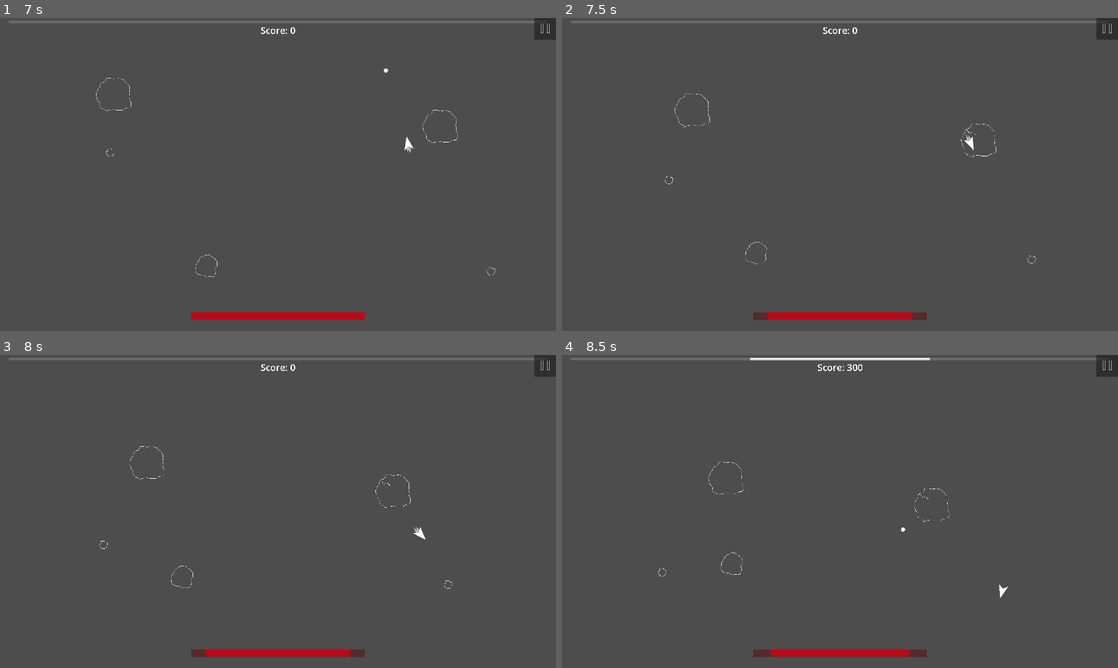
Above: before the commit, frames 1-4 (two rows, left to right).
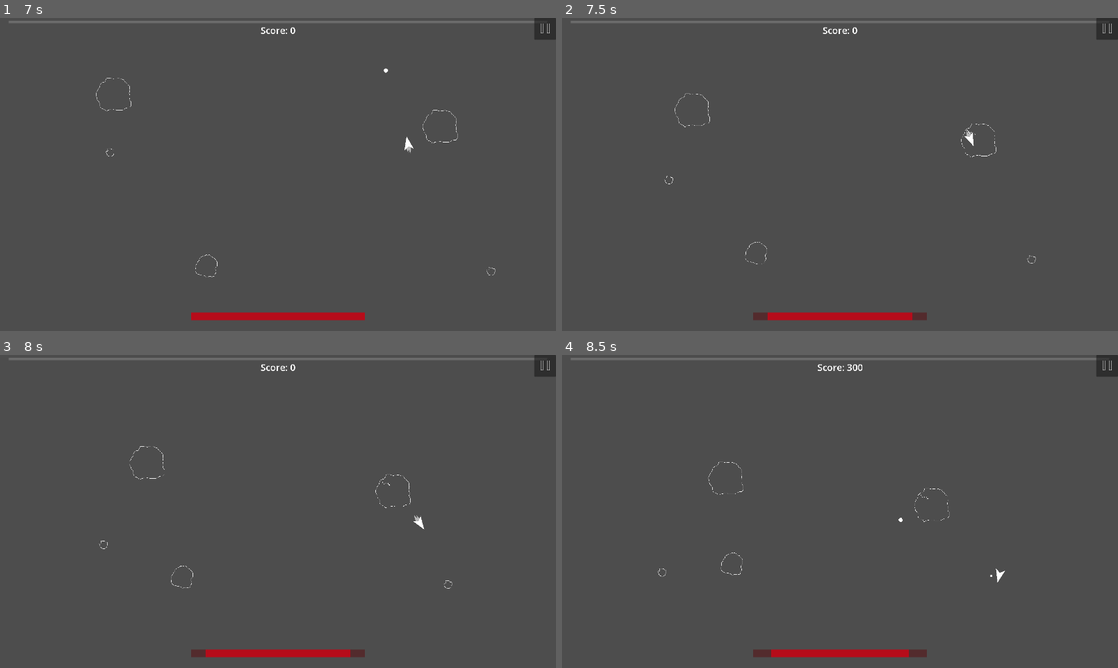
Above: after the commit, the same moments.

Repository: CoilSeb/AsteroidsPersonal
Game: Godot game, scene res://Scenes/Screens/Start Screen/StartScreen.tscn
Two runs of this game, one before a commit and one after it. Both use one fixed random seed, a clock stepped at 60 frames per second and the inputs below.
Inputs (mouse positions are in pixels of both pictures, inside the frame that each line leads up to):
- Up to frame 1 (7 s): click "Start Game" at 0.5 s; click "Start Game" at 1.25 s; click (544, 27) at 2 s; click "Restart Game" at 2.75 s; tap Enter at 3.5 s; move the mouse to (400, 158) at 3.52 s; press the mouse at (400, 158) at 3.53 s; hold D (rotate_right) 3.53-4.28 s; move the mouse to (166, 190) at 4.27 s; release the mouse at (166, 190) at 4.28 s; hold S (move_backward) 4.28-5.03 s; right-click (166, 190) at 4.35 s; move the mouse to (333, 105) at 5.02 s; hold D (rotate_right) 5.03-5.75 s; tap R (reroll) at 5.1 s; click "[center]Upgrade the velocity …" at 5.75 s; move the mouse to (250, 237) at 6.52 s; hold W (move_forward) from 6.53 s (still down); tap Space (shoot) at 6.6 s
- Up to frame 2 (7.5 s): move the mouse to (1006, 221) at 7.27 s; release W (move_forward) at 7.28 s; press the mouse at (1006, 221) at 7.28 s; hold A (rotate_left) from 7.28 s (still down)
- Up to frame 3 (8 s): keep holding A (rotate_left)
- Up to frame 4 (8.5 s): keep holding A (rotate_left); move the mouse to (673, 464) at 8.02 s; release the mouse at (673, 464) at 8.03 s; right-click (673, 464) at 8.1 s

Frame 1 is identical in both runs. In frame 2, less than 0.1% of the frame differs, in the area x 72-75%, y 36-43%; in frame 3, less than 0.1%; in frame 4, 0.4%, in the area x 33-81%, y 0-78%.

Commit message:
Fix collision handling and update asteroid velocity

Diff:
--- a/Scenes/Asteroids/Big Asteroid/Big_Asteroid.gd
+++ b/Scenes/Asteroids/Big Asteroid/Big_Asteroid.gd
@@ -13,12 +13,15 @@
 var max_health = 50
 var health = 50
 var damage = 50
+var old_position: Vector2
+var velocity: Vector2
 
 
 func _ready():
 	screen_size = get_viewport_rect().size
 	set_random_direction_and_speed()
 	add_to_group("Big_Asteroid")
+	old_position = position
 
 
 func _process(delta):
@@ -35,6 +38,12 @@
 
 	# Moving
 	position += direction * speed * delta
+
+	var new_position = self.position
+	velocity = (new_position - old_position) / delta
+	self.set("velocity", velocity)
+	old_position = position
+
 
 
 func set_random_direction_and_speed():
--- a/Scenes/Player/Player.gd
+++ b/Scenes/Player/Player.gd
@@ -134,28 +134,31 @@
 		Ui.update_health(-area.damage + (area.damage * Global.damage_reduction))
 		area.damage_asteroid(Global.collision_damage)
 		if area.health > 0:
+			if velocity < Vector2(10,10):
+				velocity = area.velocity * 2
+				return
 			velocity *= -0.5
-			if velocity.x > 0:
-				velocity.x += 50
-			elif velocity.x == 0:
-				velocity.x += 50
-			if velocity.y > 0:
-				velocity.y += 50
-		#call_deferred("destroy")
-		#immunity_timer.start(1)
+
 	if area.is_in_group("Medium_Asteroid"): #&& immunity_timer.get_time_left() == 0:
 		Ui.update_health(-area.damage + (area.damage * Global.damage_reduction))
 		area.damage_asteroid(Global.collision_damage)
 		if area.health > 0:
+			if velocity < Vector2(10,10):
+				velocity = area.velocity * 2
+				return
 			velocity *= -0.5
+
 	if area.is_in_group("Small_Asteroid"): #&& immunity_timer.get_time_left() == 0:
 		Ui.update_health(-area.damage + (area.damage * Global.damage_reduction))
 		area.damage_asteroid(Global.collision_damage)
 		if area.health > 0:
+			if velocity < Vector2(10,10):
+				velocity = area.velocity * 2
+				return
 			velocity *= -0.5
+
 	if area.is_in_group("Destroy_Ring"):
 		Ui.update_exp(10)
-		#print(Global.experience)
 		area.get_parent().destroy()
 
 
--- a/Scenes/Screens/GameScene/GameScene.gd
+++ b/Scenes/Screens/GameScene/GameScene.gd
@@ -85,7 +85,6 @@
 	if wave_num == 0 && enemies.size() == 0:
 		wave_num += 1
 		for i in range(5):
-			print("asteroid spawned")
 			spawn_basic_Asteroid()
 		return
 	if wave_num == 1 && enemies.size() == 0:
